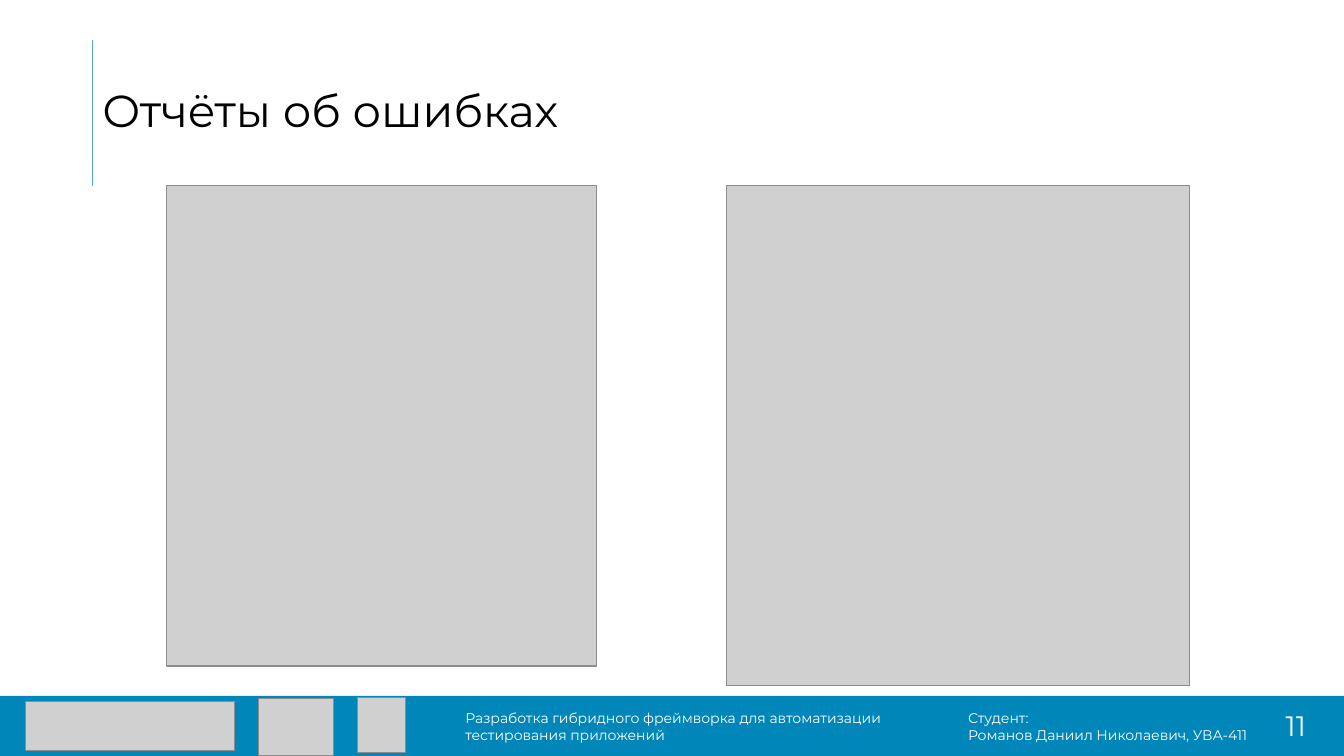
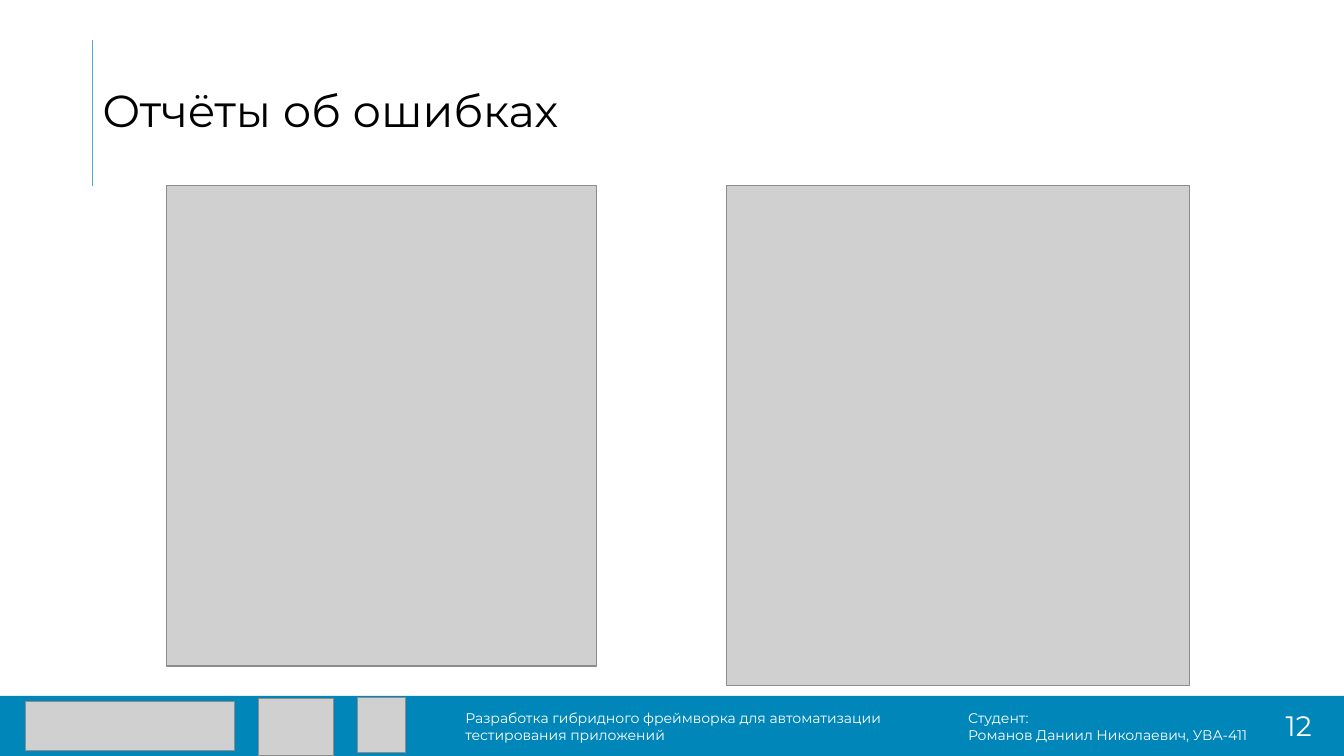
Before and after one commit to DanielRomanoff/practice, a slide deck: slide 12 of презентация.pptx. Drawn at 1344x756 pixels with LibreOffice and Linux fonts; fonts in the diff are those of the drawing; grey boxes stand for pictures. Boxes give left, top, right and bottom in pixels: in the first picture for what was removed or moved away, otherwise in the second. Text is boxed around its words. In the diff, an @@ line names an element or a change of style, - is before the commit and + after.

```diff
--- a/презентация.pptx
+++ b/презентация.pptx
@@ text at [1286, 716, 1312, 736]: text changed @@
-11
+12
```
Also in this commit, not shown: 6 other slides changed.
